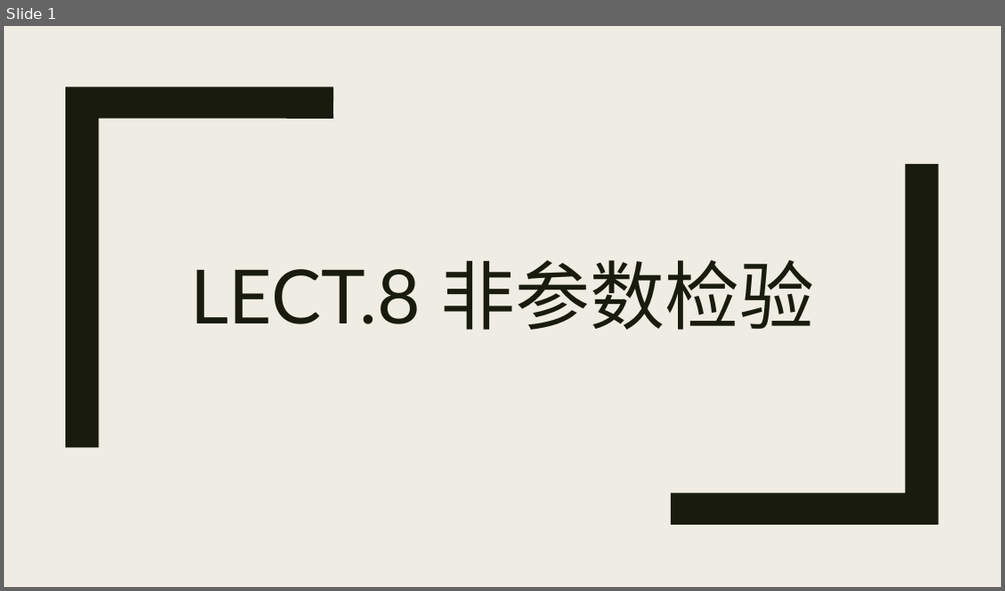
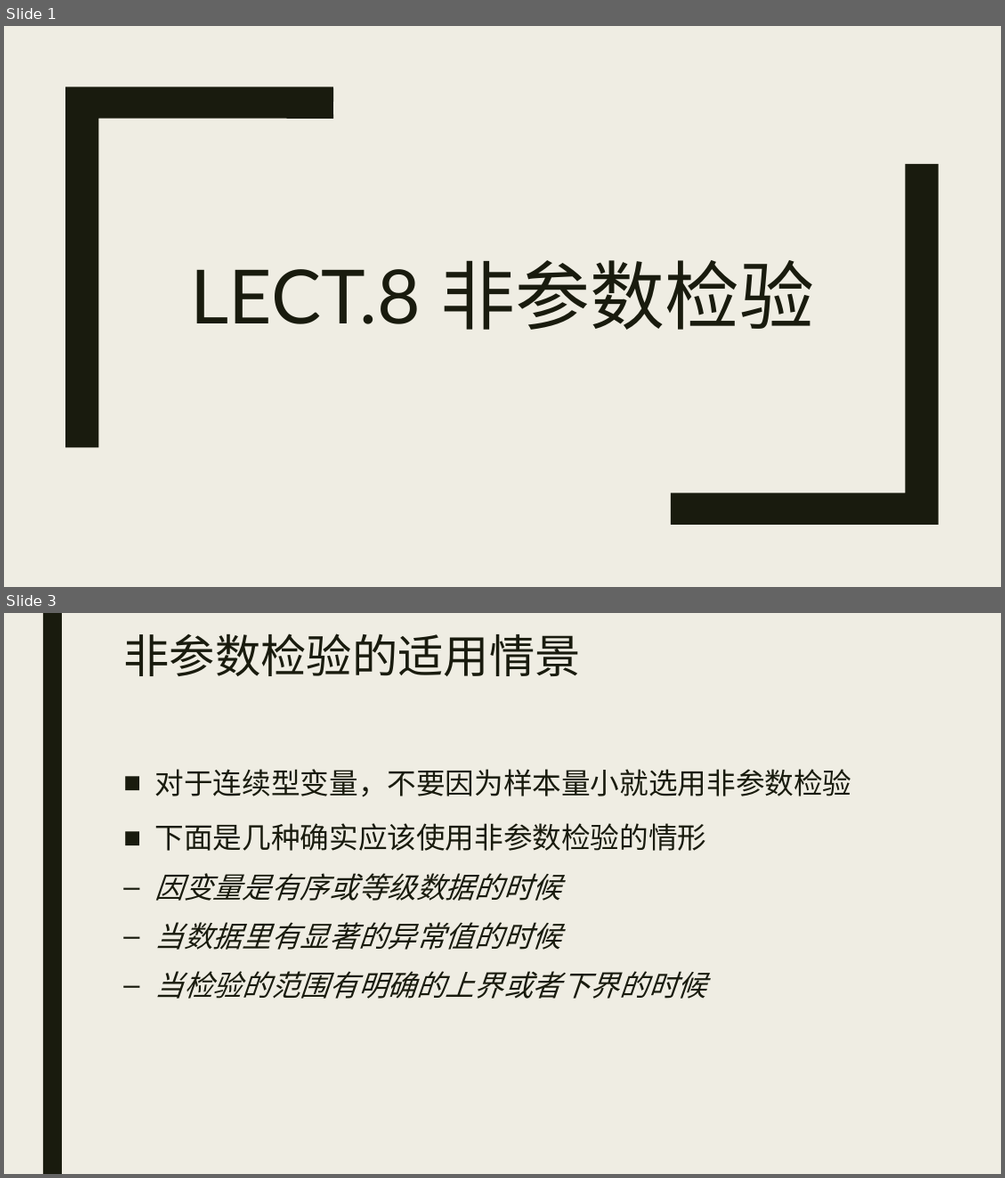
Before and after one commit to beneon/medstat, a slide deck: lect-8/非参数检验.pptx. Shown one above the other, each under a label of ours: slide 1 before the commit, slides 1 and 3 after it; the slides between them are not shown. The pictures are 1005x591 and 1005x1178 pixels, drawn with LibreOffice and Linux fonts; fonts in the diff are those of the drawing. Boxes give left, top, right and bottom in pixels: in the first picture for what was removed or moved away, otherwise in the second. Text is boxed around its words. In the diff, an @@ line names an element or a change of style, - is before the commit and + after.

```diff
--- a/lect-8/非参数检验.pptx
+++ b/lect-8/非参数检验.pptx
@@ slide 3 added at bbox=[4, 613, 1001, 1174], background #EFEDE3 @@
@@ rectangle added at bbox=[43, 613, 62, 1174], fill #191B0E @@
@@ title added at bbox=[123, 633, 580, 676], 44 pt, text #191B0E @@
+非参数检验的适用情景
@@ text added at bbox=[155, 769, 852, 998], 28 pt, text #191B0E, italic @@
+■ 对于连续型变量，不要因为样本量小就选用非参数检验
+■ 下面是几种确实应该使用非参数检验的情形
+  – 因变量是有序或等级数据的时候
+  – 当数据里有显著的异常值的时候
+  – 当检验的范围有明确的上界或者下界的时候
```
Also in this commit, not shown: 4 other slides added.
